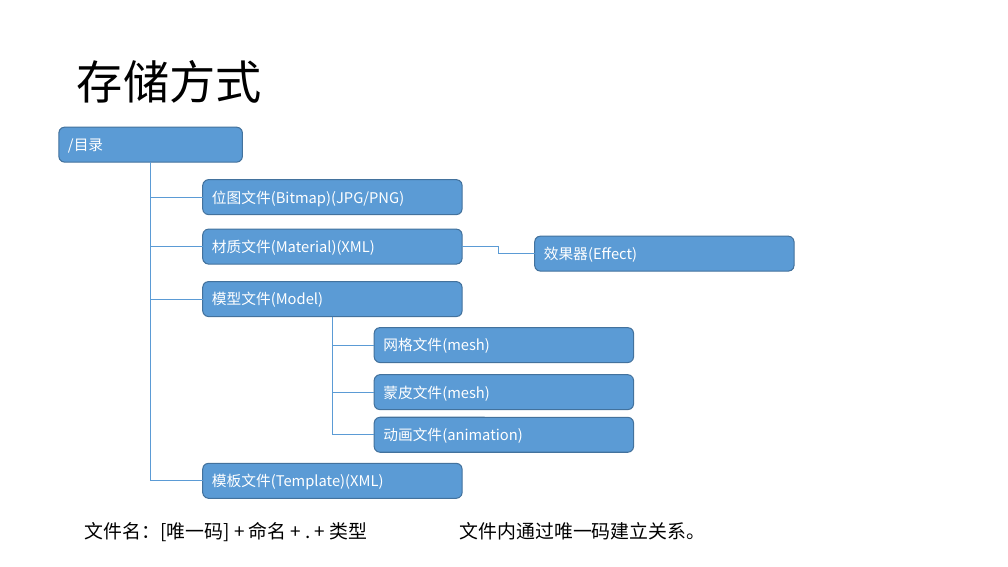
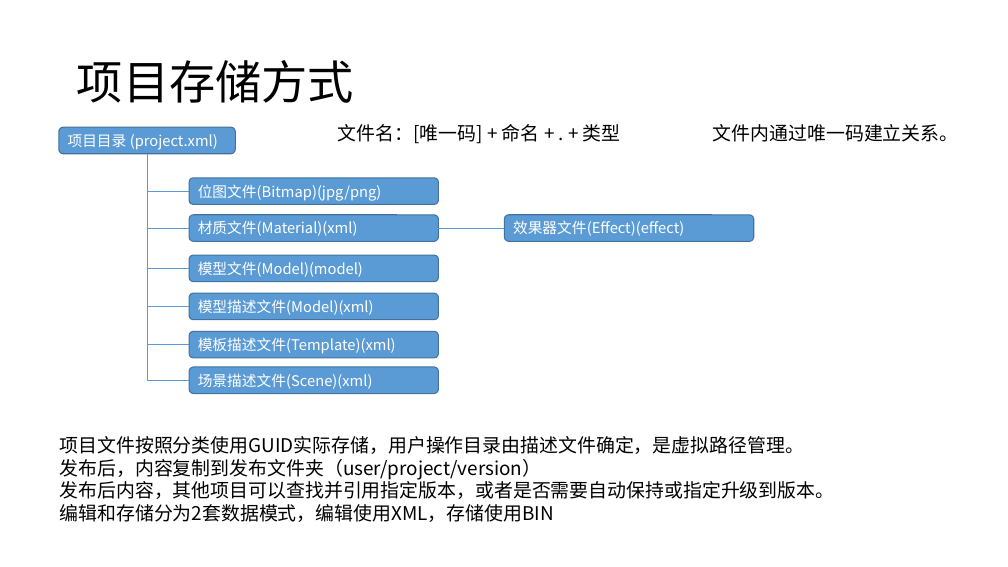
Before and after one commit to favedit/MoCloud3d, a slide deck: slide 7 of Document/5-设计管理/2-数据/数据存储-160112.pptx. Drawn at 1008x567 pixels with LibreOffice and Linux fonts; fonts in the diff are those of the drawing. Boxes give left, top, right and bottom in pixels: in the first picture for what was removed or moved away, otherwise in the second. Text is boxed around its words. In the diff, an @@ line names an element or a change of style, - is before the commit and + after.

```diff
--- a/Document/5-设计管理/2-数据/数据存储-160112.pptx
+++ b/Document/5-设计管理/2-数据/数据存储-160112.pptx
@@ title at [77, 60, 354, 103]: text changed @@
-存储方式
+项目存储方式
@@ text "文件名：[唯一码] + 命名 + . ...": place and size @@
-text "文件名：[唯一码] + 命名 + . ..." at [85, 522, 368, 542]
+text "文件名：[唯一码] + 命名 + . ..." at [338, 124, 621, 144]
@@ text "文件内通过唯一码建立关系。": place and size @@
-text "文件内通过唯一码建立关系。" at [460, 522, 706, 540]
+text "文件内通过唯一码建立关系。" at [713, 124, 959, 142]
@@ rounded rectangle "项目目录 (project.xml)": place and size @@
-rounded rectangle "项目目录 (project.xml)" at [59, 127, 243, 162]
+rounded rectangle "项目目录 (project.xml)" at [59, 127, 235, 154]
@@ text in rounded rectangle at [68, 134, 218, 150]: text changed @@
-/目录
+项目目录 (project.xml)
@@ elbow line moved from (150, 163) - (203, 247) to (147, 154) - (189, 228) @@
@@ elbow line moved from (150, 163) - (203, 299) to (147, 154) - (189, 268) @@
@@ elbow line moved from (150, 163) - (203, 481) to (147, 154) - (189, 345) @@
@@ elbow line moved from (150, 163) - (203, 197) to (147, 154) - (189, 191) @@
@@ elbow line moved from (333, 317) - (374, 435) to (147, 154) - (189, 306) @@
@@ elbow line added from (147, 154) to (189, 380), #5B9BD5 1 pt @@
@@ rounded rectangle "位图文件(Bitmap)(jpg/png)": place and size @@
-rounded rectangle "位图文件(Bitmap)(jpg/png)" at [203, 180, 462, 215]
+rounded rectangle "位图文件(Bitmap)(jpg/png)" at [189, 178, 439, 204]
@@ text in rounded rectangle at [198, 185, 382, 201]: text changed @@
-位图文件(Bitmap)(JPG/PNG)
+位图文件(Bitmap)(jpg/png)
@@ rounded rectangle "材质文件(Material)(xml)": place and size @@
-rounded rectangle "材质文件(Material)(xml)" at [203, 229, 462, 264]
+rounded rectangle "材质文件(Material)(xml)" at [189, 215, 439, 241]
@@ text in rounded rectangle at [198, 220, 358, 236]: text changed @@
-材质文件(Material)(XML)
+材质文件(Material)(xml)
@@ elbow line moved from (462, 247) - (535, 254) to (439, 228) - (504, 228) @@
@@ elbow line (439, 228) - (504, 228): elbow line to line @@
@@ rounded rectangle "效果器文件(Effect)(effect)": place and size @@
-rounded rectangle "效果器文件(Effect)(effect)" at [535, 236, 794, 271]
+rounded rectangle "效果器文件(Effect)(effect)" at [504, 215, 754, 241]
@@ text in rounded rectangle at [513, 221, 684, 236]: text changed @@
-效果器(Effect)
+效果器文件(Effect)(effect)
@@ rounded rectangle "模型文件(Model)(model)": place and size @@
-rounded rectangle "模型文件(Model)(model)" at [203, 281, 462, 316]
+rounded rectangle "模型文件(Model)(model)" at [189, 255, 439, 281]
@@ text in rounded rectangle at [198, 261, 363, 277]: text changed @@
-模型文件(Model)
+模型文件(Model)(model)
@@ rounded rectangle added at [189, 293, 439, 320], fill #5B9BD5, outline #43739E 1 pt, 14 pt, text #FFFFFF @@
+模型描述文件(Model)(xml)
@@ elbow line removed from (333, 317) to (374, 345) @@
@@ elbow line removed from (333, 317) to (374, 392) @@
@@ rounded rectangle removed at [374, 327, 634, 362] @@
-网格文件(mesh)
@@ rounded rectangle "模板描述文件(Template)(xml)": place and size @@
-rounded rectangle "模板描述文件(Template)(xml)" at [203, 464, 462, 498]
+rounded rectangle "模板描述文件(Template)(xml)" at [189, 331, 439, 358]
@@ text in rounded rectangle at [198, 337, 396, 354]: text changed @@
-模板文件(Template)(XML)
+模板描述文件(Template)(xml)
@@ rounded rectangle added at [189, 367, 439, 393], fill #5B9BD5, outline #43739E 1 pt, 14 pt, text #FFFFFF @@
+场景描述文件(Scene)(xml)
@@ rounded rectangle removed at [374, 375, 634, 410] @@
-蒙皮文件(mesh)
@@ rounded rectangle removed at [374, 417, 634, 452] @@
-动画文件(animation)
@@ text added at [60, 436, 835, 522], 18 pt, text #000000 @@
+项目文件按照分类使用GUID实际存储，用户操作目录由描述文件确定，是虚拟路径管理。
+发布后，内容复制到发布文件夹（user/project/version）
+发布后内容，其他项目可以查找并引用指定版本，或者是否需要自动保持或指定升级到版本。
+编辑和存储分为2套数据模式，编辑使用XML，存储使用BIN
```
Also in this commit, not shown: 3 other slides changed, 3 slides added, 1 other file.
